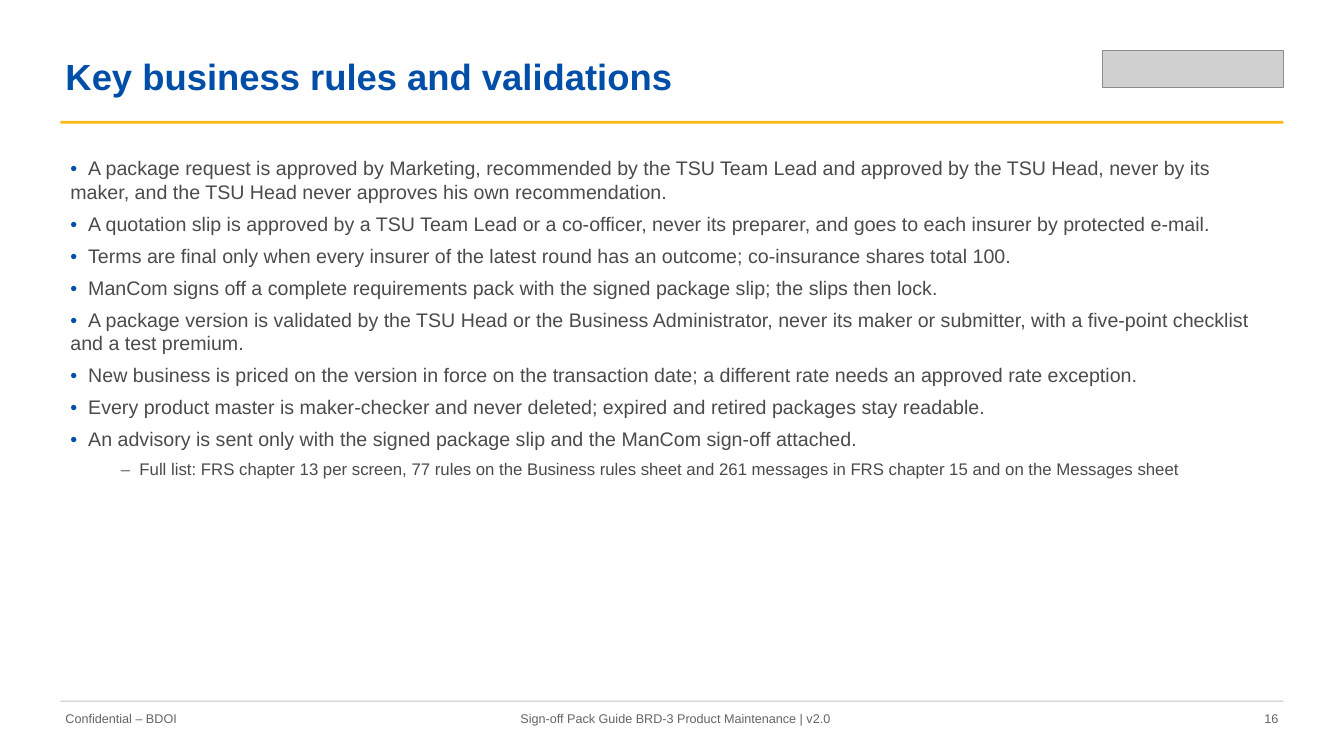
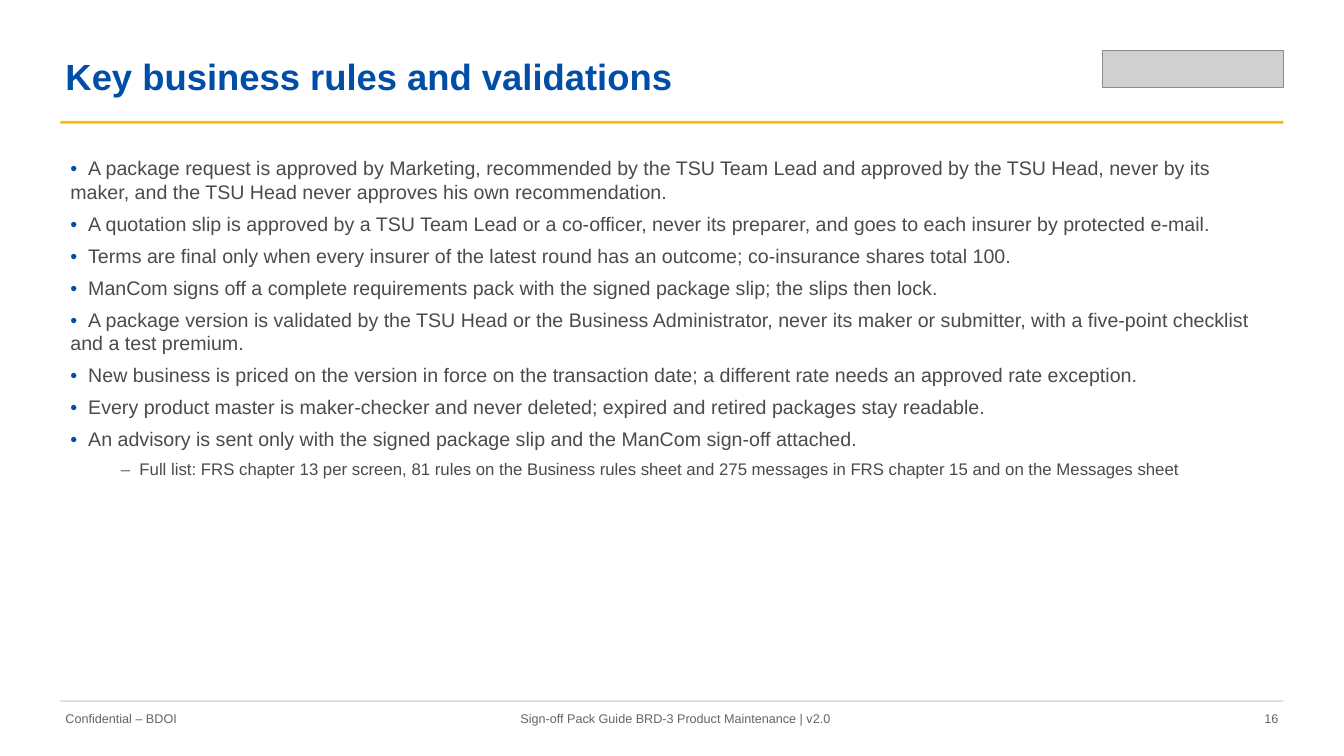
Before and after one commit to IortaTexhNXT-DEV/FinVerse, a slide deck: slide 16 of docs/deliverables/out/Drop-0_Setup_and_Data_Migration/BRD-03_Product_Maintenance/01_BIBS_GuideDeck_BRD-03_Product_Maintenance_v2.0.pptx. Drawn at 1344x756 pixels with LibreOffice and Linux fonts; fonts in the diff are those of the drawing; grey boxes stand for pictures. Boxes give left, top, right and bottom in pixels: in the first picture for what was removed or moved away, otherwise in the second. Text is boxed around its words. In the diff, an @@ line names an element or a change of style, - is before the commit and + after.

Commit message:
BRD-03 sign-off set: Sales Organisation tree table, Package Version validation and rule parameters of the incentive criteria in the screen specifications, FRS, messages and test cases; screenshots retaken (sales organisation tree, actions menu and refused deactivation, package version header and validation, new incentive criterion, walkthrough steps A-16 and A-17); FRS, sign-off workbook, guide deck and test plan v2.0 rebuilt; allow-list entries of the former rule parameter texts removed from the pack check

```diff
--- a/docs/deliverables/out/Drop-0_Setup_and_Data_Migration/BRD-03_Product_Maintenance/01_BIBS_GuideDeck_BRD-03_Product_Maintenance_v2.0.pptx
+++ b/docs/deliverables/out/Drop-0_Setup_and_Data_Migration/BRD-03_Product_Maintenance/01_BIBS_GuideDeck_BRD-03_Product_Maintenance_v2.0.pptx
@@ text at (139, 463, 1179, 479): text changed @@
-  – Full list: FRS chapter 13 per screen, 77 rules on the Business rules sheet and 261 messages in FRS chapter 15 and on the Messages sheet
+  – Full list: FRS chapter 13 per screen, 81 rules on the Business rules sheet and 275 messages in FRS chapter 15 and on the Messages sheet
```
Also in this commit, not shown: 1 other slide changed, 28 other files.
